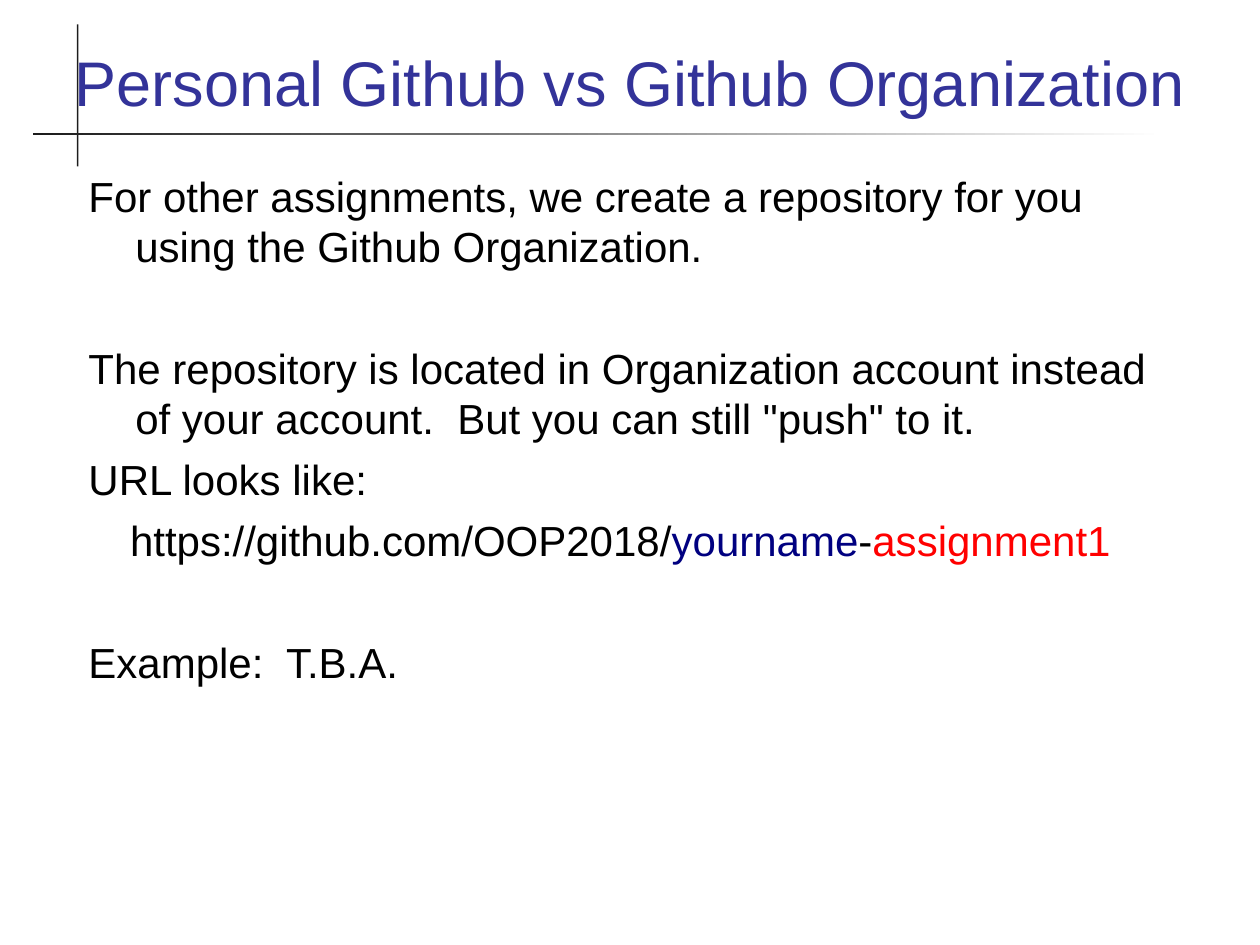
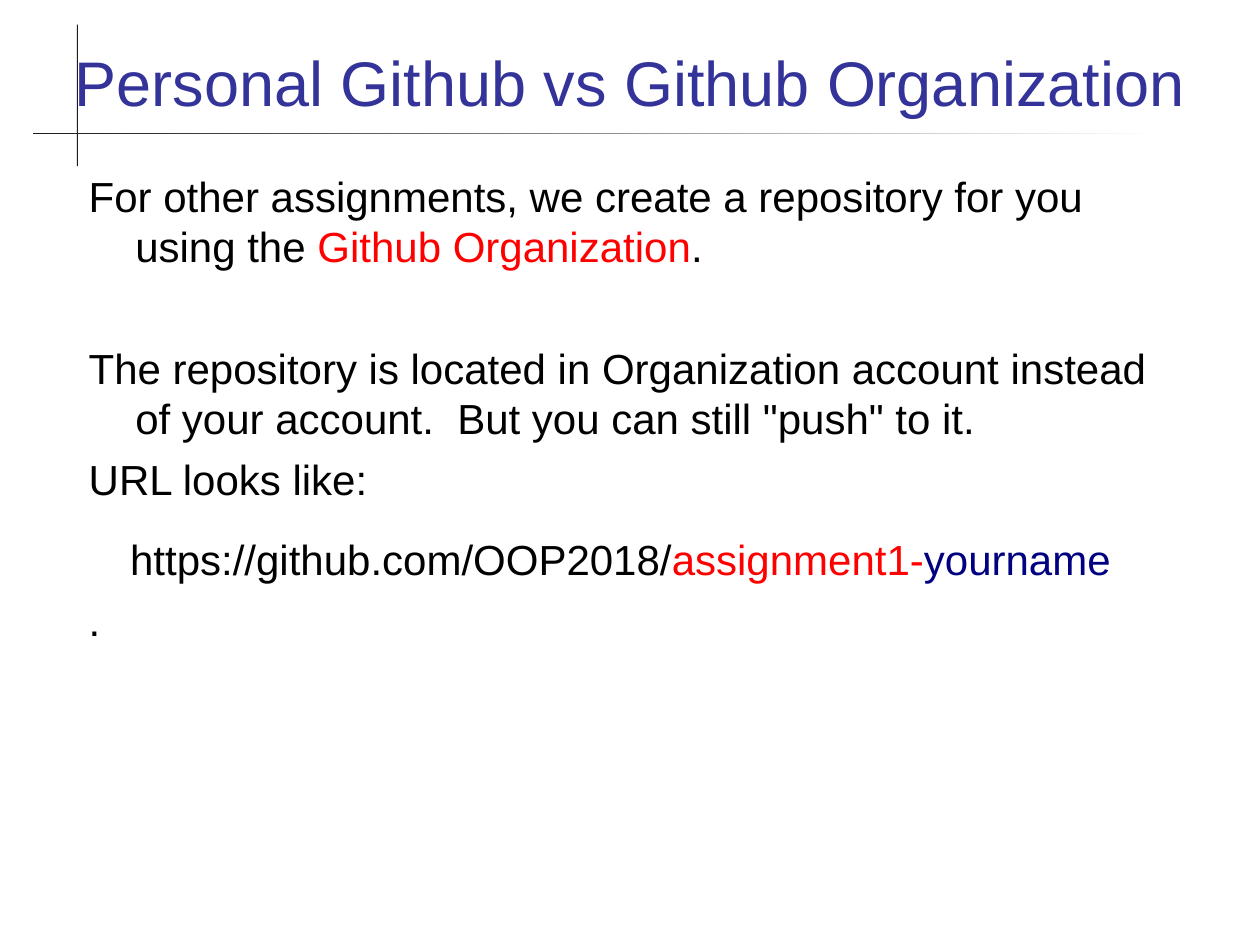
Before and after one commit to cpske/programming1, a slide deck: slide 9 of git/Github-Organization.ppt (slide 12 before the commit). Drawn at 1260x945 pixels with LibreOffice and Linux fonts; fonts in the diff are those of the drawing. Boxes give left, top, right and bottom in pixels: in the first picture for what was removed or moved away, otherwise in the second. Text is boxed around its words. In the diff, an @@ line names an element or a change of style, - is before the commit and + after.

```diff
--- a/git/Github-Organization.ppt
+++ b/git/Github-Organization.ppt
@@ text at box(89, 181, 1083, 271): text colour #000000 to #FF0000 in "Github Organization." @@
@@ text at box(130, 544, 1111, 584): text changed @@
-https://github.com/OOP2018/yourname-assignment1
-Example: T.B.A.
+https://github.com/OOP2018/assignment1-yourname
+.
```
Also in this commit, not shown: 5 other slides changed, 2 slides removed, 8 other files.
